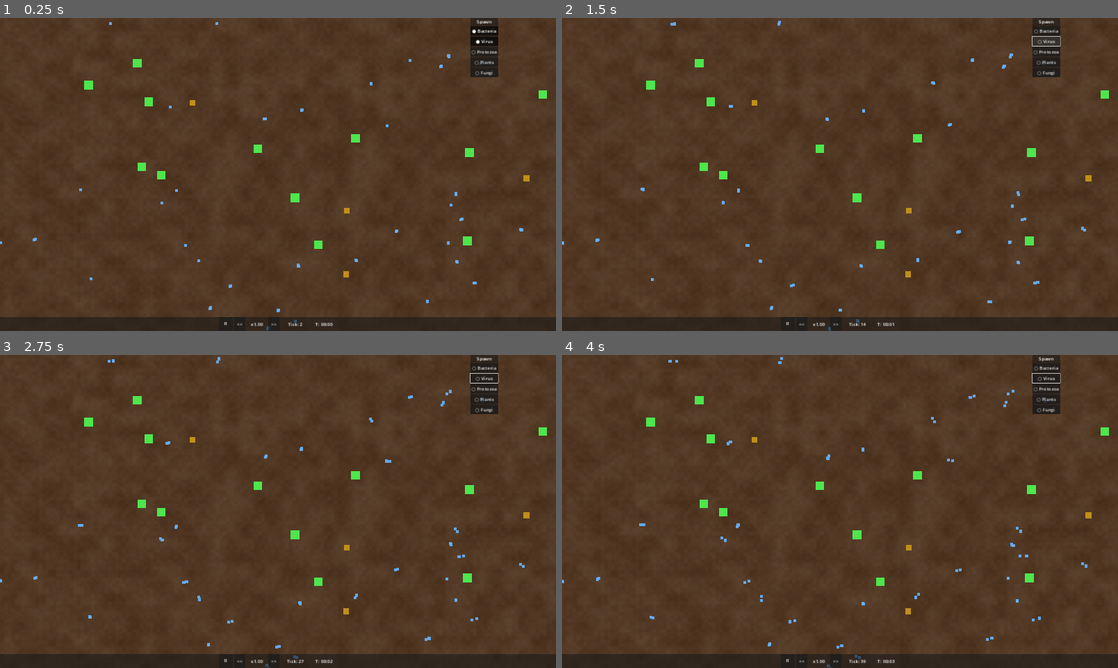
Above: before the commit, frames 1-4 (two rows, left to right).
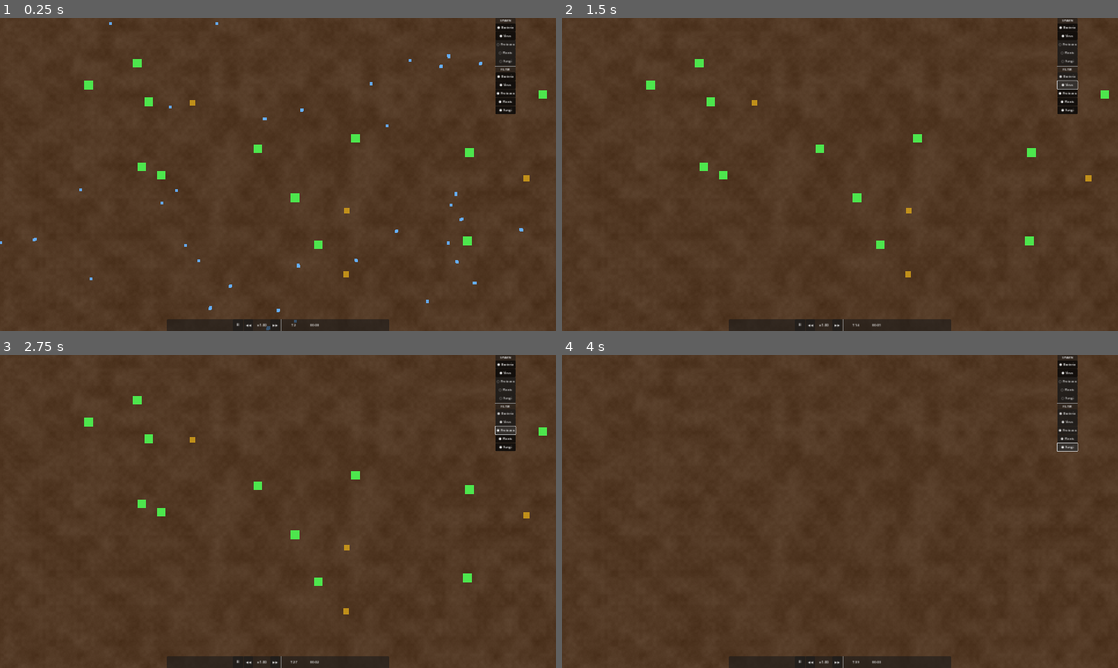
Above: after the commit, the same moments.

Repository: trinityUwU/Primordia
Game: Godot game, scene res://scenes/World.tscn
The game is run twice, just before and just after one commit, with the same random seed, the same clock (stepped at 60 frames per second) and the same inputs.
Inputs (mouse positions are in pixels of both pictures, inside the frame that each line leads up to):
- Up to frame 1 (0.25 s): no input
- Up to frame 2 (1.5 s): click "● Bacteria" at 0.5 s; click "● Virus" at 1.25 s
- Up to frame 3 (2.75 s): click (505, 430) at 2 s, where only the run after the commit has a clickable "● Protozoa"
- Up to frame 4 (4 s): click (1067, 439) at 2.75 s, where only the run after the commit has a clickable "● Plants"; click (1067, 445) at 3.5 s, where only the run after the commit has a clickable "● Fungi"

The runs differ from the first frame. In frame 1, 4.9% of the frame differs, in the area x 0-100%, y 0-100%; in frame 2, 5.1%; in frame 3, 5.2%; in frame 4, 5.8%.

Commit message:
feat: Phase 3 complète — biome blend, chunk compression, LOD tooltip/fade, filtre visibilité, UI refonte
- Transitions biomes organiques (shader blend aux 4 bords avec noise)
- Fix encodage custom_data Color (normalisé /4, /24 pour éviter le clamping)
- Chunk compression : snapshot moyennes champs à l'éviction, restauration à la recréation
- Tooltip hover zones densité (counts par type du chunk agrégé)
- Zoom-LOD fade : halos DensityFog disparaissent progressivement au zoom in
- Filtre visibilité par type (section Filter dans SpawnControlPanel)
- UI : debug overlay compact, time bar centrée, spawn/filter panel réduit

Co-Authored-By: Claude Sonnet 4.6 (1M context) <noreply@anthropic.com>

Diff:
--- a/scenes/ui/DebugOverlay.tscn
+++ b/scenes/ui/DebugOverlay.tscn
@@ -17,12 +17,13 @@
 anchor_top = 0.0
 anchor_right = 0.0
 anchor_bottom = 0.0
-offset_right = 200.0
-offset_bottom = 120.0
+offset_right = 220.0
+offset_bottom = 10.0
 
 [node name="VBox" type="VBoxContainer" parent="Panel"]
 layout_mode = 2
 
 [node name="Label" type="Label" parent="Panel/VBox"]
 layout_mode = 2
-text = "FPS: --\nTick rate: --\nPopulation: 0\nZoom: 0\nGrid: 0,0"
+text = "FPS: --"
+theme_override_font_sizes/font_size = 11
--- a/scenes/ui/SpawnControlPanel.tscn
+++ b/scenes/ui/SpawnControlPanel.tscn
@@ -7,8 +7,8 @@
 anchors_preset = 1
 anchor_left = 1.0
 anchor_right = 1.0
-offset_left = -200.0
-offset_bottom = 120.0
+offset_left = -140.0
+offset_bottom = 10.0
 mouse_filter = 2
 script = ExtResource("1_scp")
 
@@ -19,38 +19,89 @@
 
 [node name="VBox" type="VBoxContainer" parent="Panel"]
 layout_mode = 2
+theme_override_constants/separation = 1
 
-[node name="Title" type="Label" parent="Panel/VBox"]
+[node name="TitleSpawn" type="Label" parent="Panel/VBox"]
 layout_mode = 2
-text = "Spawn"
+text = "SPAWN"
 horizontal_alignment = 1
+theme_override_font_sizes/font_size = 10
 
 [node name="BtnBacteria" type="Button" parent="Panel/VBox"]
 layout_mode = 2
 text = "● Bacteria"
 toggle_mode = true
 button_pressed = true
+theme_override_font_sizes/font_size = 11
 
 [node name="BtnVirus" type="Button" parent="Panel/VBox"]
 layout_mode = 2
 text = "● Virus"
 toggle_mode = true
 button_pressed = true
+theme_override_font_sizes/font_size = 11
 
 [node name="BtnProtozoa" type="Button" parent="Panel/VBox"]
 layout_mode = 2
 text = "○ Protozoa"
 toggle_mode = true
 button_pressed = false
+theme_override_font_sizes/font_size = 11
 
 [node name="BtnPlant" type="Button" parent="Panel/VBox"]
 layout_mode = 2
 text = "○ Plants"
 toggle_mode = true
 button_pressed = false
+theme_override_font_sizes/font_size = 11
 
 [node name="BtnFungi" type="Button" parent="Panel/VBox"]
 layout_mode = 2
 text = "○ Fungi"
 toggle_mode = true
 button_pressed = false
+theme_override_font_sizes/font_size = 11
+
+[node name="Sep" type="HSeparator" parent="Panel/VBox"]
+layout_mode = 2
+
+[node name="TitleFilter" type="Label" parent="Panel/VBox"]
+layout_mode = 2
+text = "FILTER"
+horizontal_alignment = 1
+theme_override_font_sizes/font_size = 10
+
+[node name="VisBacteria" type="Button" parent="Panel/VBox"]
+layout_mode = 2
+text = "● Bacteria"
+toggle_mode = true
+button_pressed = true
+theme_override_font_sizes/font_size = 11
+
+[node name="VisVirus" type="Button" parent="Panel/VBox"]
+layout_mode = 2
+text = "● Virus"
+toggle_mode = true
+button_pressed = true
+theme_override_font_sizes/font_size = 11
+
+[node name="VisProtozoa" type="Button" parent="Panel/VBox"]
+layout_mode = 2
+text = "● Protozoa"
+toggle_mode = true
+button_pressed = true
+theme_override_font_sizes/font_size = 11
+
+[node name="VisPlant" type="Button" parent="Panel/VBox"]
+layout_mode = 2
+text = "● Plants"
+toggle_mode = true
+button_pressed = true
+theme_override_font_sizes/font_size = 11
+
+[node name="VisFungi" type="Button" parent="Panel/VBox"]
+layout_mode = 2
+text = "● Fungi"
+toggle_mode = true
+button_pressed = true
+theme_override_font_sizes/font_size = 11
--- a/scenes/ui/TimeControlBar.tscn
+++ b/scenes/ui/TimeControlBar.tscn
@@ -12,46 +12,59 @@
 [node name="Panel" type="PanelContainer" parent="."]
 layout_mode = 1
 anchors_preset = 7
-anchor_left = 0.0
+anchor_left = 0.3
 anchor_top = 1.0
-anchor_right = 1.0
+anchor_right = 0.7
 anchor_bottom = 1.0
-offset_top = -48.0
+offset_top = -40.0
 grow_vertical = 0
 
 [node name="HBox" type="HBoxContainer" parent="Panel"]
 layout_mode = 2
 alignment = 1
+theme_override_constants/separation = 2
 
 [node name="BtnPause" type="Button" parent="Panel/HBox"]
 layout_mode = 2
 text = "⏸"
-custom_minimum_size = Vector2(48, 0)
+flat = false
+custom_minimum_size = Vector2(36, 0)
+theme_override_font_sizes/font_size = 14
 
 [node name="BtnSlower" type="Button" parent="Panel/HBox"]
 layout_mode = 2
-text = "<<"
-custom_minimum_size = Vector2(40, 0)
+text = "◀◀"
+flat = false
+custom_minimum_size = Vector2(32, 0)
+theme_override_font_sizes/font_size = 11
 
 [node name="LabelSpeed" type="Label" parent="Panel/HBox"]
 layout_mode = 2
 text = "x1.00"
-custom_minimum_size = Vector2(70, 0)
+custom_minimum_size = Vector2(56, 0)
 horizontal_alignment = 1
+theme_override_font_sizes/font_size = 12
 
 [node name="BtnFaster" type="Button" parent="Panel/HBox"]
 layout_mode = 2
-text = ">>"
-custom_minimum_size = Vector2(40, 0)
+text = "▶▶"
+flat = false
+custom_minimum_size = Vector2(32, 0)
+theme_override_font_sizes/font_size = 11
+
+[node name="Sep" type="VSeparator" parent="Panel/HBox"]
+layout_mode = 2
 
 [node name="LabelTick" type="Label" parent="Panel/HBox"]
 layout_mode = 2
-text = "Tick: 0"
-custom_minimum_size = Vector2(100, 0)
+text = "T 0"
+custom_minimum_size = Vector2(80, 0)
 horizontal_alignment = 1
+theme_override_font_sizes/font_size = 11
 
 [node name="LabelTime" type="Label" parent="Panel/HBox"]
 layout_mode = 2
-text = "T: 00:00"
-custom_minimum_size = Vector2(90, 0)
+text = "00:00"
+custom_minimum_size = Vector2(60, 0)
 horizontal_alignment = 1
+theme_override_font_sizes/font_size = 11
--- a/scripts/autoloads/WorldGrid.gd
+++ b/scripts/autoloads/WorldGrid.gd
@@ -67,6 +67,7 @@
 var _chunks: Dictionary = {}            # Vector2i → { fields: {key: Array}, last_active: float }
 var _active_chunks: Array[Vector2i] = []
 var _biome_map: Dictionary = {}         # Vector2i → int — persistent, never evicted
+var _chunk_snapshots: Dictionary = {}   # Vector2i → {key: float} — compressed mean values for evicted chunks
 
 const _DIFFUSE_FIELDS: Array[String] = ["nutrients", "oxygen", "temperature"]
 const _DIFFUSE_RATES: Array[float] = [0.05, 0.08, 0.06]
@@ -90,13 +91,15 @@
 	# Use persisted biome if known, otherwise use provided default
 	var persisted: int = _biome_map.get(chunk_coord, biome)
 	biome = persisted
+	# Restore from snapshot if available (chunk was evicted with compressed state)
+	var snap: Dictionary = _chunk_snapshots.get(chunk_coord, {})
 	var defaults: Dictionary = BIOME_DEFAULTS[biome]
 	var fields: Dictionary = {}
 	var cells: int = CHUNK_SIZE * CHUNK_SIZE
 	for key in FIELD_KEYS:
 		var arr: Array[float] = []
 		arr.resize(cells)
-		arr.fill(defaults[key])
+		arr.fill(snap.get(key, defaults[key]))
 		fields[key] = arr
 	var buf: Dictionary = {}
 	for key in FIELD_KEYS:
@@ -106,6 +109,8 @@
 		buf[key] = arr
 	var chunk: Dictionary = { "fields": fields, "_buf": buf, "biome": biome, "last_active": _wall_clock }
 	_chunks[chunk_coord] = chunk
+	if snap:
+		_chunk_snapshots.erase(chunk_coord)
 	return chunk
 
 
@@ -142,7 +147,22 @@
 		if age > CHUNK_TTL:
 			to_remove.append(coord)
 	for coord in to_remove:
+		_snapshot_chunk(coord)
 		_chunks.erase(coord)
+
+
+func _snapshot_chunk(coord: Vector2i) -> void:
+	var chunk: Dictionary = _chunks[coord]
+	var fields: Dictionary = chunk["fields"]
+	var snap: Dictionary = {}
+	var cells: int = CHUNK_SIZE * CHUNK_SIZE
+	for key in FIELD_KEYS:
+		var arr: Array = fields[key]
+		var total: float = 0.0
+		for i in cells:
+			total += arr[i]
+		snap[key] = total / cells
+	_chunk_snapshots[coord] = snap
 
 
 # ── Coordinate helpers ────────────────────────────────────────────────────────
--- a/scripts/rendering/BiomeRenderer.gd
+++ b/scripts/rendering/BiomeRenderer.gd
@@ -53,10 +53,20 @@
 		for cx in range(min_chunk.x, max_chunk.x + 1):
 			var coord: Vector2i = Vector2i(cx, cy)
 			var biome: int = WorldGrid.get_chunk_biome(coord)
+			var north: int = WorldGrid.get_chunk_biome(Vector2i(cx, cy - 1))
+			var east: int  = WorldGrid.get_chunk_biome(Vector2i(cx + 1, cy))
+			var south: int = WorldGrid.get_chunk_biome(Vector2i(cx, cy + 1))
+			var west: int  = WorldGrid.get_chunk_biome(Vector2i(cx - 1, cy))
 			var center: Vector2 = Vector2(cx, cy) * CHUNK_PX + Vector2(CHUNK_PX * 0.5, CHUNK_PX * 0.5)
-			var xform := Transform2D(0.0, Vector2.ONE, 0.0, center)
-			_multimesh.set_instance_transform_2d(slot, xform)
-			_multimesh.set_instance_custom_data(slot, Color(float(biome), 0.0, 0.0, 0.0))
+			_multimesh.set_instance_transform_2d(slot, Transform2D(0.0, Vector2.ONE, 0.0, center))
+			# Normalize to 0-1 (Color channels are clamped). Decode in shader: val = round(ch * 4)
+			# alpha encodes south*5+west (max=24), normalize /24
+			_multimesh.set_instance_custom_data(slot, Color(
+				float(biome) / 4.0,
+				float(north) / 4.0,
+				float(east) / 4.0,
+				(float(south) * 5.0 + float(west)) / 24.0
+			))
 			slot += 1
 
 	_multimesh.visible_instance_count = slot
--- a/scripts/rendering/DensityFogRenderer.gd
+++ b/scripts/rendering/DensityFogRenderer.gd
@@ -1,15 +1,14 @@
 extends Node2D
 
 const CHUNK_PX: float = WorldGrid.CHUNK_WORLD_SIZE
-# Counts above this are treated as max density (full brightness)
 const DENSITY_CAP: float = 200.0
-
-# Type index → shader v_type value (matches density_fog.gdshader)
-const TYPE_VISUAL: Array[float] = [0.0, 2.0, 3.0, 4.0, 5.0]  # bact, virus, proto, plant, fungi
+const TYPE_VISUAL: Array[float] = [0.0, 2.0, 3.0, 4.0, 5.0]
+const TYPE_NAMES: Array[String] = ["Bacteria", "Virus", "Protozoa", "Plants", "Fungi"]
 
 var _multimesh: MultiMesh
 var _mmi: MultiMeshInstance2D
 var _allocated: int = 0
+var _tooltip: Label
 
 
 func _ready() -> void:
@@ -29,17 +28,44 @@
 	if shader:
 		var mat := ShaderMaterial.new()
 		mat.shader = shader
-		mat.render_priority = 1  # draw above biome, below UI
+		mat.render_priority = 1
 		_mmi.material = mat
 		_mmi.z_index = 1
 
 	add_child(_mmi)
+	_setup_tooltip()
+
+
+func _setup_tooltip() -> void:
+	var canvas_layer := CanvasLayer.new()
+	canvas_layer.layer = 9
+	add_child(canvas_layer)
+	_tooltip = Label.new()
+	_tooltip.visible = false
+	_tooltip.add_theme_font_size_override("font_size", 12)
+	canvas_layer.add_child(_tooltip)
 
 
 func _process(_delta: float) -> void:
-	if not AgentPool._dirty:
+	if AgentPool._dirty:
+		_update_fog()
+	_update_lod_alpha()
+	_update_tooltip()
+
+
+func _update_lod_alpha() -> void:
+	var camera: Camera2D = get_viewport().get_camera_2d()
+	if camera == null or _mmi.material == null:
 		return
-	_update_fog()
+	var mat := _mmi.material as ShaderMaterial
+	if mat == null:
+		return
+	var vp_x: float = get_viewport().get_visible_rect().size.x
+	var base_zoom: float = vp_x / 1920.0
+	var zoom_min: float = base_zoom * 0.25
+	var zoom_max: float = base_zoom * 2.0  # fade complete at 2x base zoom
+	var t: float = clampf((camera.zoom.x - zoom_min) / (zoom_max - zoom_min), 0.0, 1.0)
+	mat.set_shader_parameter("lod_alpha", 1.0 - t)
 
 
 func _update_fog() -> void:
@@ -78,3 +104,39 @@
 		slot += 1
 
 	_multimesh.visible_instance_count = slot
+
+
+func _update_tooltip() -> void:
+	var camera: Camera2D = get_viewport().get_camera_2d()
+	if camera == null:
+		_tooltip.visible = false
+		return
+
+	var mouse_screen: Vector2 = get_viewport().get_mouse_position()
+	var vp_size: Vector2 = get_viewport().get_visible_rect().size
+	var mouse_world: Vector2 = camera.global_position + (mouse_screen - vp_size * 0.5) / camera.zoom.x
+
+	var chunk_coord: Vector2i = Vector2i(
+		floori(mouse_world.x / CHUNK_PX),
+		floori(mouse_world.y / CHUNK_PX)
+	)
+
+	if not PopulationLOD._aggregate.has(chunk_coord):
+		_tooltip.visible = false
+		return
+
+	var counts: PackedInt32Array = PopulationLOD._aggregate[chunk_coord]
+	var total: int = 0
+	for t in PopulationLOD.TYPE_COUNT:
+		total += counts[t]
+	if total <= 0:
+		_tooltip.visible = false
+		return
+
+	var lines: Array[String] = ["[Virtual — %d total]" % total]
+	for t in PopulationLOD.TYPE_COUNT:
+		if counts[t] > 0:
+			lines.append("%s: %d" % [TYPE_NAMES[t], counts[t]])
+	_tooltip.text = "\n".join(lines)
+	_tooltip.position = mouse_screen + Vector2(12.0, -8.0)
+	_tooltip.visible = true
--- a/scripts/rendering/SimRenderer.gd
+++ b/scripts/rendering/SimRenderer.gd
@@ -11,6 +11,9 @@
 const CLUSTER_CELL_PX: float = 24.0
 const CLUSTER_THRESHOLD: int = 3
 
+# type index → visible (toggled from UI)
+var type_visible: Array[bool] = [true, true, true, true, true]
+
 var _multimesh: MultiMesh
 var _mmi: MultiMeshInstance2D
 var _shader_material: ShaderMaterial
@@ -20,6 +23,7 @@
 
 
 func _ready() -> void:
+	add_to_group("sim_renderer")
 	_setup_multimesh()
 	_setup_shader()
 	_setup_tooltip()
@@ -105,6 +109,9 @@
 			if not AgentPool._spatial.has(spatial_cell):
 				continue
 			for i in AgentPool._spatial[spatial_cell]:
+				var t: int = AgentPool.agent_type[i]
+				if t < type_visible.size() and not type_visible[t]:
+					continue
 				var px: float = AgentPool.pos_x[i]
 				var py: float = AgentPool.pos_y[i]
 				var screen_pos: Vector2 = _world_to_screen(Vector2(px, py), camera)
--- a/scripts/ui/DebugOverlay.gd
+++ b/scripts/ui/DebugOverlay.gd
@@ -7,7 +7,6 @@
 var _render_fps_samples: Array[float] = []
 var _label_frame: int = 0
 
-# Per-second metrics (sampled every second of sim time)
 var _last_sample_sim_time: float = 0.0
 var _births_per_sec: float = 0.0
 var _deaths_per_sec: float = 0.0
@@ -51,52 +50,37 @@
 
 
 func _update_label() -> void:
-	var render_fps: float = _avg_fps()
-	var tick_rate_real: float = SimulationClock.get_sim_fps()
-	var mouse_grid: Vector2i = _get_mouse_grid_coords()
-	var counts: PackedInt32Array = AgentPool._type_counts
-	var heatmap_node: Node = get_tree().get_first_node_in_group("heatmap_overlay")
-	var heatmap_str: String = ""
-	if heatmap_node:
-		var hm := heatmap_node as Node
-		var lbl: Array[String] = ["OFF", "Nutrients", "Toxins", "Temperature"]
-		var m: int = hm.get("mode") if hm.get("mode") != null else 0
-		if m != 0:
-			heatmap_str = "\nHeatmap: " + lbl[m]
+	var fps: float = _avg_fps()
+	var tick_rate: float = SimulationClock.get_sim_fps()
+	var grid: Vector2i = _get_mouse_grid_coords()
+	var c: PackedInt32Array = AgentPool._type_counts
 	var net: float = _births_per_sec - _deaths_per_sec
-	var net_str: String = ("+%.1f" % net) if net >= 0.0 else ("%.1f" % net)
+	var net_s: String = ("+%.1f" % net) if net >= 0.0 else ("%.1f" % net)
+	var o2: float = _o2_produced_per_sec - _o2_consumed_per_sec
+	var o2_s: String = ("+%.3f" % o2) if o2 >= 0.0 else ("%.3f" % o2)
+
 	_label.text = (
-		"FPS: %d  Tick: %.1f/s\n"
-		+ "─── Population ───\n"
-		+ "Bacteria: %d\nVirus: %d\nProtozoa: %d\nPlants: %d\nFungi: %d\n"
-		+ "Total: %d  Virtual: %d\n"
-		+ "─── Flux /sec ───\n"
-		+ "Births: +%.1f  Deaths: -%.1f\n"
-		+ "Net: %s\n"
-		+ "─── O2 /sec ─────\n"
-		+ "Consumed: -%.4f\n"
-		+ "Produced: +%.4f\n"
-		+ "Balance: %s\n"
-		+ "─── Env ──────────\n"
-		+ "Zoom: %d  Grid: %d,%d%s"
+		"%d fps  %.0f t/s\n"
+		+ "Bact  %5d\n"
+		+ "Virus %5d\n"
+		+ "Proto %5d\n"
+		+ "Plant %5d\n"
+		+ "Fungi %5d\n"
+		+ "Live  %5d  +%d virt\n"
+		+ "Net  %s/s   O2 %s/s\n"
+		+ "%d,%d  z%d"
 	) % [
-		int(render_fps), tick_rate_real,
-		counts[AgentPool.TYPE_BACTERIUM],
-		counts[AgentPool.TYPE_VIRUS],
-		counts[AgentPool.TYPE_PROTOZOA],
-		counts[AgentPool.TYPE_PLANT],
-		counts[AgentPool.TYPE_FUNGI],
+		int(fps), tick_rate,
+		c[AgentPool.TYPE_BACTERIUM],
+		c[AgentPool.TYPE_VIRUS],
+		c[AgentPool.TYPE_PROTOZOA],
+		c[AgentPool.TYPE_PLANT],
+		c[AgentPool.TYPE_FUNGI],
 		AgentPool._alive_count,
 		PopulationLOD.get_total_aggregate_population(),
-		_births_per_sec, _deaths_per_sec,
-		net_str,
-		_o2_consumed_per_sec,
-		_o2_produced_per_sec,
-		("+%.4f" % (_o2_produced_per_sec - _o2_consumed_per_sec)) if (_o2_produced_per_sec - _o2_consumed_per_sec) >= 0.0 else ("%.4f" % (_o2_produced_per_sec - _o2_consumed_per_sec)),
-		_zoom_level, mouse_grid.x, mouse_grid.y,
-		heatmap_str,
+		net_s, o2_s,
+		grid.x, grid.y, _zoom_level,
 	]
-
 
 
 func _avg_fps() -> float:
--- a/scripts/ui/SpawnControlPanel.gd
+++ b/scripts/ui/SpawnControlPanel.gd
@@ -1,10 +1,18 @@
 extends Control
 
-@onready var _btn_bacteria: Button = $Panel/VBox/BtnBacteria
-@onready var _btn_virus: Button = $Panel/VBox/BtnVirus
-@onready var _btn_protozoa: Button = $Panel/VBox/BtnProtozoa
-@onready var _btn_plant: Button = $Panel/VBox/BtnPlant
-@onready var _btn_fungi: Button = $Panel/VBox/BtnFungi
+@onready var _btn_bacteria: Button  = $Panel/VBox/BtnBacteria
+@onready var _btn_virus: Button     = $Panel/VBox/BtnVirus
+@onready var _btn_protozoa: Button  = $Panel/VBox/BtnProtozoa
+@onready var _btn_plant: Button     = $Panel/VBox/BtnPlant
+@onready var _btn_fungi: Button     = $Panel/VBox/BtnFungi
+
+@onready var _vis_bacteria: Button  = $Panel/VBox/VisBacteria
+@onready var _vis_virus: Button     = $Panel/VBox/VisVirus
+@onready var _vis_protozoa: Button  = $Panel/VBox/VisProtozoa
+@onready var _vis_plant: Button     = $Panel/VBox/VisPlant
+@onready var _vis_fungi: Button     = $Panel/VBox/VisFungi
+
+var _sim_renderer: Node = null
 
 
 func _ready() -> void:
@@ -13,6 +21,23 @@
 	_btn_protozoa.toggled.connect(_on_protozoa_toggled)
 	_btn_plant.toggled.connect(_on_plant_toggled)
 	_btn_fungi.toggled.connect(_on_fungi_toggled)
+
+	_vis_bacteria.toggled.connect(func(p): _set_vis(AgentPool.TYPE_BACTERIUM, p))
+	_vis_virus.toggled.connect(func(p): _set_vis(AgentPool.TYPE_VIRUS, p))
+	_vis_protozoa.toggled.connect(func(p): _set_vis(AgentPool.TYPE_PROTOZOA, p))
+	_vis_plant.toggled.connect(func(p): _set_vis(AgentPool.TYPE_PLANT, p))
+	_vis_fungi.toggled.connect(func(p): _set_vis(AgentPool.TYPE_FUNGI, p))
+
+	await get_tree().process_frame
+	_sim_renderer = get_tree().get_first_node_in_group("sim_renderer")
+
+
+func _set_vis(type_idx: int, visible: bool) -> void:
+	if _sim_renderer == null:
+		_sim_renderer = get_tree().get_first_node_in_group("sim_renderer")
+	if _sim_renderer != null:
+		_sim_renderer.type_visible[type_idx] = visible
+		AgentPool._dirty = true
 
 
 func _on_bacteria_toggled(pressed: bool) -> void:
--- a/scripts/ui/TimeControlBar.gd
+++ b/scripts/ui/TimeControlBar.gd
@@ -20,8 +20,8 @@
 
 
 func _on_tick(_tick: int) -> void:
-	_label_tick.text = "Tick: %d" % SimulationClock.tick_count
-	_label_time.text = "T: %s" % _format_sim_time(SimulationClock.elapsed_sim_time)
+	_label_tick.text = "T %d" % SimulationClock.tick_count
+	_label_time.text = _format_sim_time(SimulationClock.elapsed_sim_time)
 
 
 func _on_speed_changed(_new_speed: float) -> void:
--- a/shaders/biome.gdshader
+++ b/shaders/biome.gdshader
@@ -1,46 +1,80 @@
 shader_type canvas_item;
 
 varying flat float v_biome;
+varying flat float v_north;
+varying flat float v_east;
+varying flat float v_south_west;
 varying vec2 v_world_pos;
 
 void vertex() {
-    v_biome = INSTANCE_CUSTOM.r;
-    v_world_pos = (MODEL_MATRIX * vec4(VERTEX, 0.0, 1.0)).xy;
+	v_biome      = INSTANCE_CUSTOM.r;
+	v_north      = INSTANCE_CUSTOM.g;
+	v_east       = INSTANCE_CUSTOM.b;
+	v_south_west = INSTANCE_CUSTOM.a;
+	v_world_pos  = (MODEL_MATRIX * vec4(VERTEX, 0.0, 1.0)).xy;
 }
 
 float hash(vec2 p) {
-    p = fract(p * vec2(127.1, 311.7));
-    p += dot(p, p + 34.23);
-    return fract(p.x * p.y);
+	p = fract(p * vec2(127.1, 311.7));
+	p += dot(p, p + 34.23);
+	return fract(p.x * p.y);
 }
 
 float noise(vec2 p) {
-    vec2 i = floor(p);
-    vec2 f = fract(p);
-    f = f * f * (3.0 - 2.0 * f);
-    return mix(
-        mix(hash(i), hash(i + vec2(1.0, 0.0)), f.x),
-        mix(hash(i + vec2(0.0, 1.0)), hash(i + vec2(1.0, 1.0)), f.x),
-        f.y
-    );
+	vec2 i = floor(p);
+	vec2 f = fract(p);
+	f = f * f * (3.0 - 2.0 * f);
+	return mix(
+		mix(hash(i), hash(i + vec2(1.0, 0.0)), f.x),
+		mix(hash(i + vec2(0.0, 1.0)), hash(i + vec2(1.0, 1.0)), f.x),
+		f.y
+	);
+}
+
+vec3 biome_base(int b) {
+	if (b == 0) return vec3(0.08, 0.18, 0.38);
+	if (b == 1) return vec3(0.32, 0.22, 0.14);
+	if (b == 2) return vec3(0.22, 0.42, 0.18);
+	if (b == 3) return vec3(0.10, 0.25, 0.10);
+	return vec3(0.38, 0.36, 0.34);
 }
 
 void fragment() {
-    // Base color per biome
-    vec3 col;
-    int biome = int(v_biome + 0.5);
-    if (biome == 0)      col = vec3(0.08, 0.18, 0.38); // WATER
-    else if (biome == 1) col = vec3(0.32, 0.22, 0.14); // EARTH
-    else if (biome == 2) col = vec3(0.22, 0.42, 0.18); // GRASS
-    else if (biome == 3) col = vec3(0.10, 0.25, 0.10); // WOOD
-    else                 col = vec3(0.38, 0.36, 0.34); // ROCK
+	// Decode normalized values (encoded as val/4 and south*5+west/24)
+	int biome = int(round(v_biome * 4.0));
+	int north  = int(round(v_north * 4.0));
+	int east   = int(round(v_east  * 4.0));
+	float sw   = v_south_west * 24.0;
+	int south  = int(sw / 5.0);
+	int west   = int(mod(sw, 5.0));
 
-    // World-space layered noise (anchored to world, not screen)
-    vec2 wp = v_world_pos;
-    float n1 = noise(wp / 48.0) * 0.06;
-    float n2 = noise(wp / 12.0) * 0.03;
-    float n3 = noise(wp / 4.0)  * 0.015;
+	vec2 wp = v_world_pos;
 
-    col = clamp(col + n1 + n2 + n3 - 0.05, 0.0, 1.0);
-    COLOR = vec4(col, 1.0);
+	// Noise for variation
+	float n1 = noise(wp / 48.0) * 0.06;
+	float n2 = noise(wp / 12.0) * 0.03;
+	float n3 = noise(wp / 4.0)  * 0.015;
+	float noise_offset = n1 + n2 + n3 - 0.05;
+
+	vec3 col = clamp(biome_base(biome) + noise_offset, 0.0, 1.0);
+
+	// Organic noise displacement on edge
+	float edge_n = noise(wp / 28.0) * 0.08 - 0.04;
+	const float BLEND = 0.14;
+
+	float t_north = clamp((BLEND - UV.y + edge_n) / BLEND, 0.0, 1.0);
+	float t_south = clamp((UV.y - (1.0 - BLEND) + edge_n) / BLEND, 0.0, 1.0);
+	float t_west  = clamp((BLEND - UV.x + edge_n) / BLEND, 0.0, 1.0);
+	float t_east  = clamp((UV.x - (1.0 - BLEND) + edge_n) / BLEND, 0.0, 1.0);
+
+	if (north != biome && t_north > 0.0)
+		col = mix(col, clamp(biome_base(north) + noise_offset, 0.0, 1.0), t_north);
+	if (south != biome && t_south > 0.0)
+		col = mix(col, clamp(biome_base(south) + noise_offset, 0.0, 1.0), t_south);
+	if (west != biome && t_west > 0.0)
+		col = mix(col, clamp(biome_base(west) + noise_offset, 0.0, 1.0), t_west);
+	if (east != biome && t_east > 0.0)
+		col = mix(col, clamp(biome_base(east) + noise_offset, 0.0, 1.0), t_east);
+
+	COLOR = vec4(col, 1.0);
 }
--- a/shaders/density_fog.gdshader
+++ b/shaders/density_fog.gdshader
@@ -1,7 +1,9 @@
 shader_type canvas_item;
 
+uniform float lod_alpha : hint_range(0.0, 1.0) = 1.0;
+
 varying flat float v_type;
-varying flat float v_density;  // 0-1 normalized count
+varying flat float v_density;
 
 void vertex() {
 	v_type    = INSTANCE_CUSTOM.r;
@@ -9,31 +11,27 @@
 }
 
 void fragment() {
-	// Distance from center for radial falloff
 	vec2 uv = UV - vec2(0.5);
 	float dist = length(uv) * 2.0;
-	float radial = 1.0 - smoothstep(0.0, 1.0, dist);
 
-	// Color per dominant type
 	vec3 col;
 	if (v_type < 0.5) {
-		col = vec3(0.4, 0.7, 1.0);   // bacteria gram+
+		col = vec3(0.4, 0.7, 1.0);
 	} else if (v_type < 1.5) {
-		col = vec3(1.0, 0.45, 0.2);  // bacteria gram-
+		col = vec3(1.0, 0.45, 0.2);
 	} else if (v_type < 2.5) {
-		col = vec3(1.0, 0.25, 0.25); // virus
+		col = vec3(1.0, 0.25, 0.25);
 	} else if (v_type < 3.5) {
-		col = vec3(0.75, 0.2, 0.9);  // protozoa
+		col = vec3(0.75, 0.2, 0.9);
 	} else if (v_type < 4.5) {
-		col = vec3(0.3, 0.9, 0.3);   // plant
+		col = vec3(0.3, 0.9, 0.3);
 	} else {
-		col = vec3(0.8, 0.6, 0.1);   // fungi
+		col = vec3(0.8, 0.6, 0.1);
 	}
 
-	// Bloom: bright core, soft outer glow
-	float core   = smoothstep(0.55, 0.0, dist);
-	float bloom  = smoothstep(1.0, 0.0, dist) * 0.35;
-	float alpha  = (core + bloom) * v_density * 0.75;
+	float core  = smoothstep(0.55, 0.0, dist);
+	float bloom = smoothstep(1.0, 0.0, dist) * 0.35;
+	float alpha = (core + bloom) * v_density * 0.75 * lod_alpha;
 
 	COLOR = vec4(col * (1.0 + core * 0.6), alpha);
 }
Not shown, changed: TODO.md
